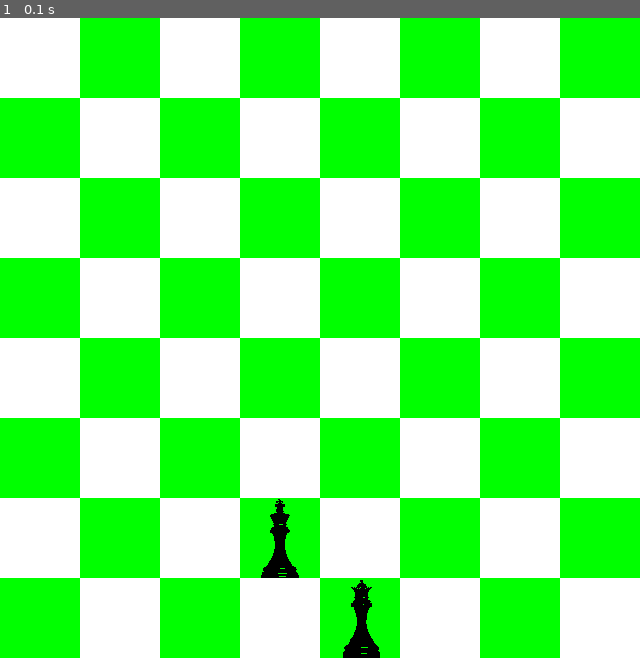
Above: before the commit, frame 1.
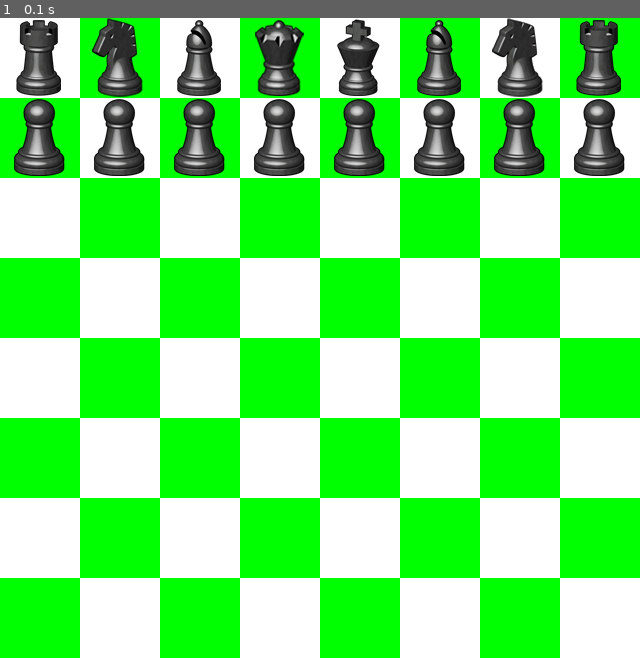
Above: after the commit, the same moment.

Repository: JuanPombo/chess
Game: pygame game, started from tryChess/blankpygame.py
The game is run twice, just before and just after one commit, with the same random seed, the same clock (stepped at 60 frames per second) and the same inputs.
Inputs:
- Up to frame 1 (0.1 s): no input

The runs differ from the first frame. In frame 1, 11% of the frame differs, in the area x 2-98%, y 0-100%.

Commit message:
The all movements and the logic of the king has been fixed and its works, and the all pieces of black site has been added

Diff:
--- a/tryChess/blankpygame.py
+++ b/tryChess/blankpygame.py
@@ -1,5 +1,6 @@
 import pygame, sys
 from pygame.locals import *
+#import kingMove
 
 pygame.init()
 DISPLAYSURF = pygame.display.set_mode((640,640))
@@ -12,12 +13,42 @@
 GREEN = (  0, 255,   0)
 BLUE  = (  0,   0, 255)
 
-king = pygame.image.load("king1.png")
-queen = pygame.image.load("queen.png")
-king = pygame.transform.scale(king,(40,80))
-queen = pygame.transform.scale(queen,(40,80))
+sizePiece = (80,80)
+#BLACK PIECES
+kingB = pygame.transform.scale(pygame.image.load("piezas/KingB.png"),sizePiece)
+queenB = pygame.transform.scale(pygame.image.load("piezas/QueenB.png"),sizePiece)
+rookB0 = pygame.transform.scale(pygame.image.load("piezas/RookB.png"),sizePiece)
+rookB1 = pygame.transform.scale(pygame.image.load("piezas/RookB.png"),sizePiece)
+knightB0 = pygame.transform.scale(pygame.image.load("piezas/KnightB.png"),sizePiece)
+knightB1 = pygame.transform.scale(pygame.image.load("piezas/KnightB.png"),sizePiece)
+bishopB0 = pygame.transform.scale(pygame.image.load("piezas/BishopB.png"),sizePiece)
+bishopB1 = pygame.transform.scale(pygame.image.load("piezas/BishopB.png"),sizePiece)
+pawnB0 = pygame.transform.scale(pygame.image.load("piezas/PawnB.png"),sizePiece)
+pawnB1 = pygame.transform.scale(pygame.image.load("piezas/PawnB.png"),sizePiece)
+pawnB2 = pygame.transform.scale(pygame.image.load("piezas/PawnB.png"),sizePiece)
+pawnB3 = pygame.transform.scale(pygame.image.load("piezas/PawnB.png"),sizePiece)
+pawnB4 = pygame.transform.scale(pygame.image.load("piezas/PawnB.png"),sizePiece)
+pawnB5 = pygame.transform.scale(pygame.image.load("piezas/PawnB.png"),sizePiece)
+pawnB6 = pygame.transform.scale(pygame.image.load("piezas/PawnB.png"),sizePiece)
+pawnB7 = pygame.transform.scale(pygame.image.load("piezas/PawnB.png"),sizePiece)
 
-kingPos = pygame.Vector2(260,480)
+
+kingBPos = pygame.Vector2(320,0)
+queenBPos = pygame.Vector2(240,0)
+rookB0Pos = pygame.Vector2(0,0)
+rookB1Pos = pygame.Vector2(560,0)
+knightB0Pos = pygame.Vector2(80,0)
+knightB1Pos = pygame.Vector2(480,0)
+bishopB0Pos = pygame.Vector2(160,0)
+bishopB1Pos = pygame.Vector2(400,0)
+pawnB0Pos = pygame.Vector2(0,80)
+pawnB1Pos = pygame.Vector2(80,80)
+pawnB2Pos = pygame.Vector2(160,80)
+pawnB3Pos = pygame.Vector2(240,80)
+pawnB4Pos = pygame.Vector2(320,80)
+pawnB5Pos = pygame.Vector2(400,80)
+pawnB6Pos = pygame.Vector2(480,80)
+pawnB7Pos = pygame.Vector2(560,80)
 mousePos = pygame.Vector2(0,0)
 #           WTorre1,WCaballo1,WAlfil1,WRey,WReina,WAlfil2,WCaballo2,WTorre2
 #           WPeon1,WPeon2,WPeon3,WPeon4,WPeon5,WPeon6,WPeon7,WPeon8
@@ -54,52 +85,65 @@
 
 
 
-    DISPLAYSURF.blit(king,kingPos)
-    DISPLAYSURF.blit(queen,(340,560))
-    #print(mouseTem)
+    DISPLAYSURF.blit(kingB,kingBPos)
+    DISPLAYSURF.blit(queenB,queenBPos)
+    DISPLAYSURF.blit(rookB0,rookB0Pos)
+    DISPLAYSURF.blit(rookB1,rookB1Pos)
+    DISPLAYSURF.blit(knightB0,knightB0Pos)
+    DISPLAYSURF.blit(knightB1,knightB1Pos)
+    DISPLAYSURF.blit(bishopB0,bishopB0Pos)
+    DISPLAYSURF.blit(bishopB1,bishopB1Pos)
+    DISPLAYSURF.blit(pawnB0,pawnB0Pos)
+    DISPLAYSURF.blit(pawnB1,pawnB1Pos)
+    DISPLAYSURF.blit(pawnB2,pawnB2Pos)
+    DISPLAYSURF.blit(pawnB3,pawnB3Pos)
+    DISPLAYSURF.blit(pawnB4,pawnB4Pos)
+    DISPLAYSURF.blit(pawnB5,pawnB5Pos)
+    DISPLAYSURF.blit(pawnB6,pawnB6Pos)
+    DISPLAYSURF.blit(pawnB7,pawnB7Pos)
 
 
-    if ((kingPos.x < mousePos.x < (kingPos.x + 80)) and (kingPos.y < mousePos.y < (kingPos.y + 80))): #Check if the mouse is click-on the king
-        #print(mouseBoo[3])
+
+    if ((kingBPos.x < mousePos.x < (kingBPos.x + 80)) and (kingBPos.y < mousePos.y < (kingBPos.y + 80))): #Check if the mouse is click-on the king
         mouseBoo[3] = True
 
     if mouseBoo[3] == True:
-        #print(mouseBoo)
-
-        if (((-80+kingPos.x)<mousePos.x<(kingPos.x + 160)) and ((-80+kingPos.y)<mousePos.y<(kingPos.y + 160))):
-            #print(mousePos)
-            if ((mousePos.x > kingPos.x + 80) and (mousePos.y < kingPos.y)): #diagonal superior derecha
-                kingPos = pygame.Vector2(kingPos.x + 80,kingPos.y-80)
-                #print(mousePos,"Flag1")
+        if (((-80+kingBPos.x)<mousePos.x<(kingBPos.x + 160)) and ((-80+kingBPos.y)<mousePos.y<(kingBPos.y + 160))):
+            if ((mousePos.x > kingBPos.x + 80) and (mousePos.y < kingBPos.y)): #diagonal superior derecha
+                kingBPos = pygame.Vector2(kingBPos.x + 80,kingBPos.y-80)
                 mouseBoo[3] = False
-                print(mouseBoo[3])
-            elif ((mousePos.x > kingPos.x+80) and (mousePos.y > kingPos.y+80)):#diagonal inferior derecha
-                kingPos = pygame.Vector2(kingPos.x + 80,kingPos.y+80)
+                mousePos = pygame.Vector2(-1,-1)
+            elif ((mousePos.x > kingBPos.x+80) and (mousePos.y > kingBPos.y+80)):#diagonal inferior derecha
+                kingBPos = pygame.Vector2(kingBPos.x + 80,kingBPos.y+80)
                 mouseBoo[3] = False
-            elif ((mousePos.x < kingPos.x) and (mousePos.y < kingPos.y)):#diagonal superior izquierda
-                kingPos = pygame.Vector2(kingPos.x-80,kingPos.y-80)
-                #print(mousePos,"Flag2")
+                mousePos = pygame.Vector2(-1,-1)
+            elif ((mousePos.x < kingBPos.x) and (mousePos.y < kingBPos.y)):#diagonal superior izquierda
+                kingBPos = pygame.Vector2(kingBPos.x-80,kingBPos.y-80)
                 mouseBoo[3] = False
-            elif ((mousePos.x < kingPos.x) and (mousePos.y > kingPos.y+80)):#diagonal inferior izquierda
-                kingPos = pygame.Vector2(kingPos.x-80,kingPos.y+80)
-                #print(mousePos,"Flag3")
+                mousePos = pygame.Vector2(-1,-1)
+            elif ((mousePos.x < kingBPos.x) and (mousePos.y > kingBPos.y+80)):#diagonal inferior izquierda
+                kingBPos = pygame.Vector2(kingBPos.x-80,kingBPos.y+80)
                 mouseBoo[3] = False
-            elif ((mousePos.y < kingPos.y)):#Recto arriba
-                kingPos = pygame.Vector2(kingPos.x,kingPos.y-80)
+                mousePos = pygame.Vector2(-1,-1)
+            elif ((mousePos.y < kingBPos.y)):#Recto arriba
+                kingBPos = pygame.Vector2(kingBPos.x,kingBPos.y-80)
                 mouseBoo[3] = False
-            elif ((mousePos.y > kingPos.y+80)):#Recto abajo
-                kingPos = pygame.Vector2(kingPos.x,kingPos.y+80)
+                mousePos = pygame.Vector2(-1,-1)
+            elif ((mousePos.y > kingBPos.y+80)):#Recto abajo
+                kingBPos = pygame.Vector2(kingBPos.x,kingBPos.y+80)
                 mouseBoo[3] = False
-            elif ((mousePos.x < kingPos.x)):#Recto izquierda
-                kingPos = pygame.Vector2(kingPos.x-80,kingPos.y)
+                mousePos = pygame.Vector2(-1,-1)
+            elif ((mousePos.x < kingBPos.x)):#Recto izquierda
+                kingBPos = pygame.Vector2(kingBPos.x-80,kingBPos.y)
                 mouseBoo[3] = False
-            elif ((mousePos.x > kingPos.x+80)):#Recto derecha
-                kingPos = pygame.Vector2(kingPos.x+80,kingPos.y)
+                mousePos = pygame.Vector2(-1,-1)
+            elif ((mousePos.x > kingBPos.x+80)):#Recto derecha
+                kingBPos = pygame.Vector2(kingBPos.x+80,kingBPos.y)
                 mouseBoo[3] = False
+                mousePos = pygame.Vector2(-1,-1)
         else:
             mouseBoo[3] = False
 
 
-
     pygame.display.flip()
     pygame.display.update()
--- /dev/null
+++ b/tryChess/kingMove.py
@@ -0,0 +1,42 @@
+import pygame, sys
+from pygame.locals import *
+def KingMove(kingPos,mousePos,mouseBoo):
+    if ((kingPos.x < mousePos.x < (kingPos.x + 80)) and (kingPos.y < mousePos.y < (kingPos.y + 80))): #Check if the mouse is click-on the king
+            mouseBoo[3] = True
+
+    if mouseBoo[3] == True:
+        if (((-80+kingPos.x)<mousePos.x<(kingPos.x + 160)) and ((-80+kingPos.y)<mousePos.y<(kingPos.y + 160))):
+            if ((mousePos.x > kingPos.x + 80) and (mousePos.y < kingPos.y)): #diagonal superior derecha
+                kingPos = pygame.Vector2(kingPos.x + 80,kingPos.y-80)
+                mouseBoo[3] = False
+                mousePos = pygame.Vector2(-1,-1)
+            elif ((mousePos.x > kingPos.x+80) and (mousePos.y > kingPos.y+80)):#diagonal inferior derecha
+                kingPos = pygame.Vector2(kingPos.x + 80,kingPos.y+80)
+                mouseBoo[3] = False
+                mousePos = pygame.Vector2(-1,-1)
+            elif ((mousePos.x < kingPos.x) and (mousePos.y < kingPos.y)):#diagonal superior izquierda
+                kingPos = pygame.Vector2(kingPos.x-80,kingPos.y-80)
+                mouseBoo[3] = False
+                mousePos = pygame.Vector2(-1,-1)
+            elif ((mousePos.x < kingPos.x) and (mousePos.y > kingPos.y+80)):#diagonal inferior izquierda
+                kingPos = pygame.Vector2(kingPos.x-80,kingPos.y+80)
+                mouseBoo[3] = False
+                mousePos = pygame.Vector2(-1,-1)
+            elif ((mousePos.y < kingPos.y)):#Recto arriba
+                kingPos = pygame.Vector2(kingPos.x,kingPos.y-80)
+                mouseBoo[3] = False
+                mousePos = pygame.Vector2(-1,-1)
+            elif ((mousePos.y > kingPos.y+80)):#Recto abajo
+                kingPos = pygame.Vector2(kingPos.x,kingPos.y+80)
+                mouseBoo[3] = False
+                mousePos = pygame.Vector2(-1,-1)
+            elif ((mousePos.x < kingPos.x)):#Recto izquierda
+                kingPos = pygame.Vector2(kingPos.x-80,kingPos.y)
+                mouseBoo[3] = False
+                mousePos = pygame.Vector2(-1,-1)
+            elif ((mousePos.x > kingPos.x+80)):#Recto derecha
+                kingPos = pygame.Vector2(kingPos.x+80,kingPos.y)
+                mouseBoo[3] = False
+                mousePos = pygame.Vector2(-1,-1)
+        else:
+            mouseBoo[3] = False
Not shown, changed: tryChess/README.md
Binary file added: tryChess/piezas/BishopB.png
Binary file added: tryChess/piezas/KingB.png
Binary file added: tryChess/piezas/KnightB.png
Binary file added: tryChess/piezas/PawnB.png
Binary file added: tryChess/piezas/QueenB.png
Binary file added: tryChess/piezas/RookB.png
Binary file removed: tryChess/piezas/peon.png
Binary file removed: tryChess/piezas/piezas.png
